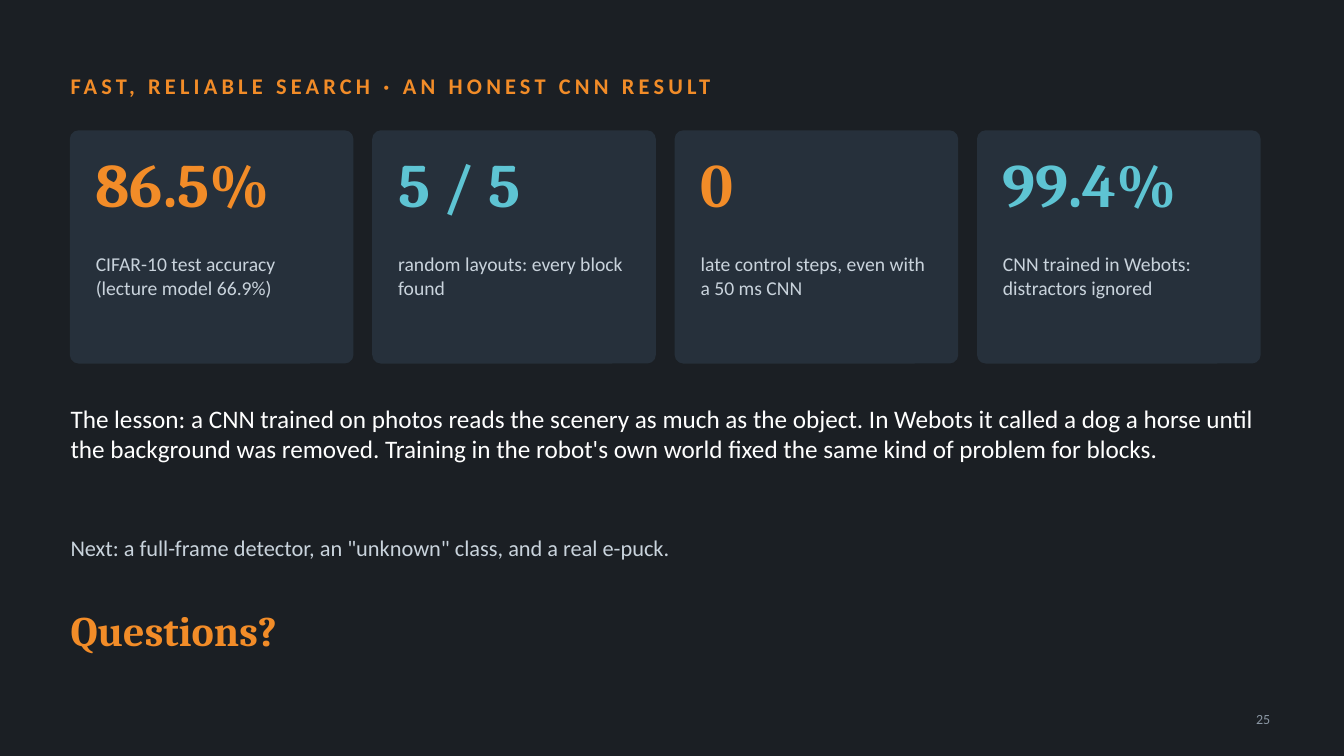
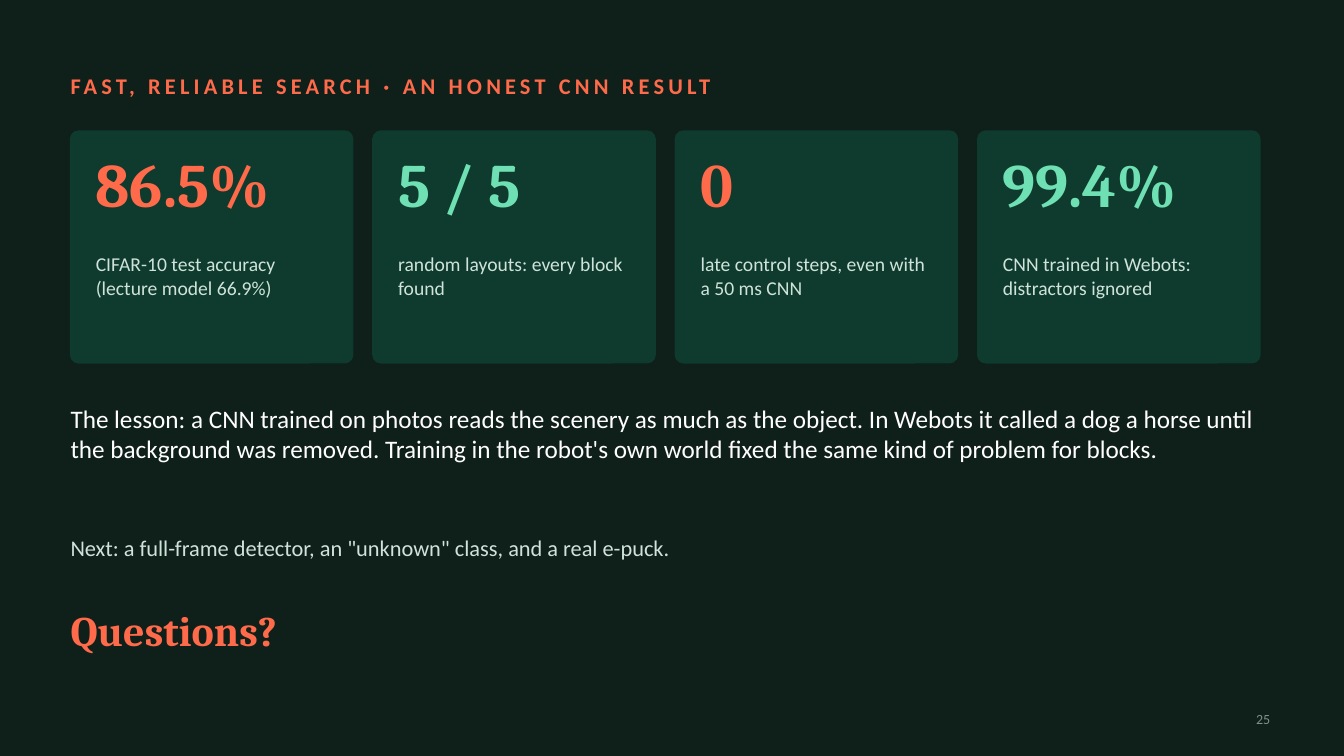
Before and after one commit to kris072008/webots-cnn-colour-detection, a slide deck: slide 25 of report/Krishna_Mahajan_106wucww_Part2_Presentation.pptx. Drawn at 1344x756 pixels with LibreOffice and Linux fonts; fonts in the diff are those of the drawing. Boxes give left, top, right and bottom in pixels: in the first picture for what was removed or moved away, otherwise in the second. Text is boxed around its words. In the diff, an @@ line names an element or a change of style, - is before the commit and + after.

Commit message:
Slides: new emerald and coral theme with a title band on every content slide

```diff
--- a/report/Krishna_Mahajan_106wucww_Part2_Presentation.pptx
+++ b/report/Krishna_Mahajan_106wucww_Part2_Presentation.pptx
@@ background #1B1F24 to #0F1F1A @@
@@ fill #26303B to #0E3B2E; outline #26303B 1 pt to #0E3B2E 1 pt in 4 elements at [373, 131, 655, 363], [676, 131, 958, 363], [978, 131, 1260, 363], [71, 131, 353, 363] @@
@@ text "5 / 5" at [398, 166, 520, 208]: text colour #5EC4D3 to #6FE0B4 @@
@@ text "99.4%" at [1003, 165, 1177, 209]: text colour #5EC4D3 to #6FE0B4 @@
@@ text colour #C9D3DC to #CFE3DA in 5 elements at [96, 258, 275, 298], [398, 257, 622, 295], [701, 257, 925, 295], [1003, 257, 1191, 299], [71, 540, 670, 560] @@
@@ text colour #F28C28 to #FF6B4A in 4 elements at [71, 60, 1270, 111], [96, 165, 270, 209], [701, 165, 734, 208], [71, 617, 277, 653] @@
@@ page number at [1256, 715, 1270, 724]: text colour #8A96A3 to #7E9189 @@
```
Also in this commit, not shown: 24 other slides changed, 1 other file.
